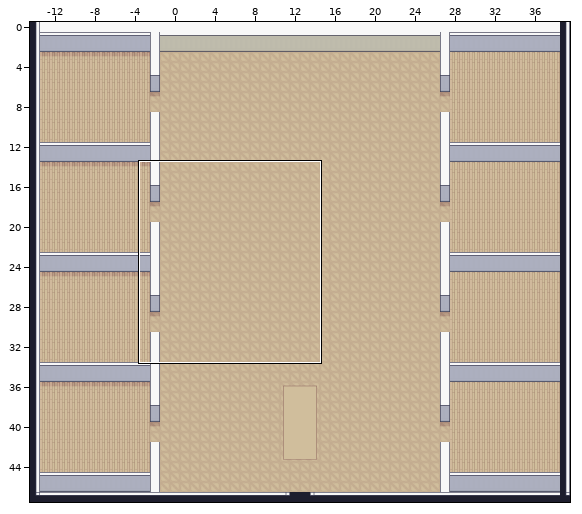
Tiled map (JSON): office.tmj. Above: a wide view before the commit, with the close-up outlined.
Close-up. Before:
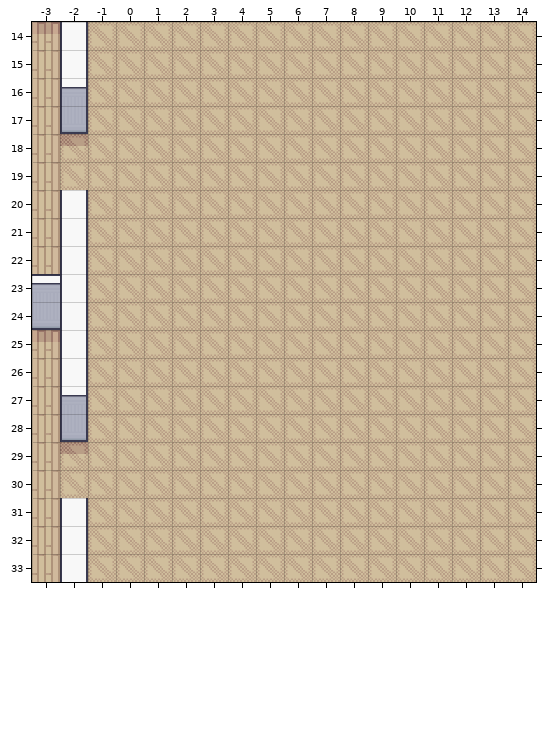
Cells are 32x32 px. Shown: x -3..14, y 14..33. The commit also changed other parts of the map, which this record leaves out. The old version is drawn lined up with the new one.
Now the later version:
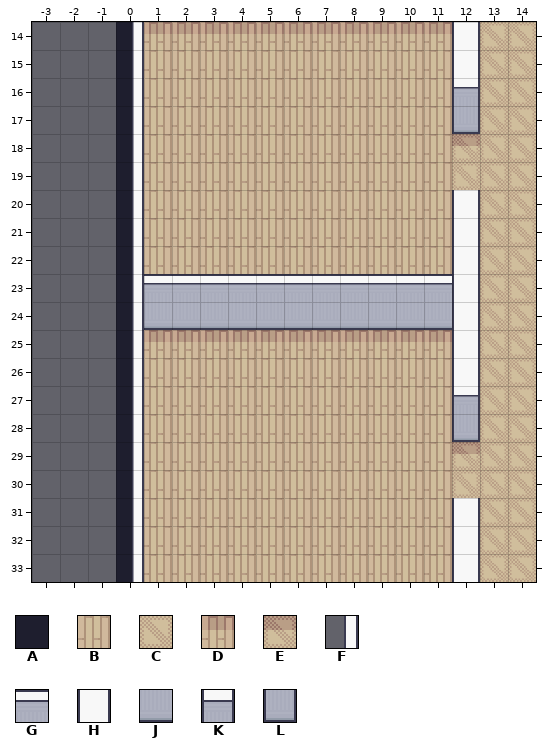
Key: from "Chunk 1": A 4, B 5, C 6, D 7, E 8, F 9, G 11, H 12, J 14, K 16, L 17.
_ is an empty cell, # one hidden under a higher layer.
Tiles replaced or removed in this view: B, C, D, E, G, H, J, K, L.
The exact change:
Changed rows in their new state; . is an unchanged cell.
map size 54x48 -> 40x48 cells (old content now starts at -14,0; both pictures use the new coordinates)
Layer "collisions":
first column x -3:
14 ._
15 ._
16 ._
17 ._
20 ._
21 ._
22 ._
23 __
24 __
25 ._
26 ._
27 ._
28 ._
31 ._
32 ._
33 ._
Layer "floor":
first column x -3:
14 ___ADDDDDDDDDDD.
15 ___ABBBBBBBBBBB.
16 ___ABBBBBBBBBBB.
17 ___ABBBBBBBBBBB.
18 ___ABBBBBBBBBBBE
19 ___ABBBBBBBBBBB.
20 ___ABBBBBBBBBBB.
21 ___ABBBBBBBBBBB.
22 ___ABBBBBBBBBBB.
23 ___A###########.
24 ___A###########.
25 ___ADDDDDDDDDDD.
26 ___ABBBBBBBBBBB.
27 ___ABBBBBBBBBBB.
28 ___ABBBBBBBBBBB.
29 ___ABBBBBBBBBBBE
30 ___ABBBBBBBBBBB.
31 ___ABBBBBBBBBBB.
32 ___ABBBBBBBBBBB.
33 ___ABBBBBBBBBBB.
Layer "walls/walls1":
first column x -3:
14 ._.F...........H
15 ._.F...........H
16 ._.F...........K
17 ._.F...........L
18 ...F............
19 ...F............
20 ._.F...........H
21 ._.F...........H
22 ._.F...........H
23 __.FGGGGGGGGGGGH
24 __.FJJJJJJJJJJJH
25 ._.F...........H
26 ._.F...........H
27 ._.F...........K
28 ._.F...........L
29 ...F............
30 ...F............
31 ._.F...........H
32 ._.F...........H
33 ._.F...........H
